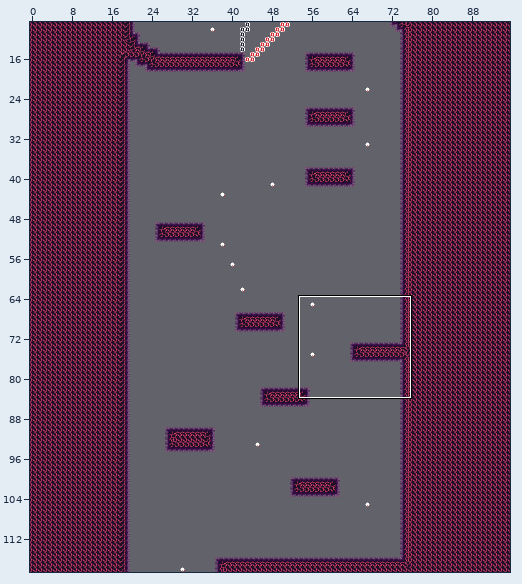
Tiled map (JSON) -- assets/world/room/dirt6.json. The picture above shows the old version from afar; the outline marks the close-up.
Close-up. Before:
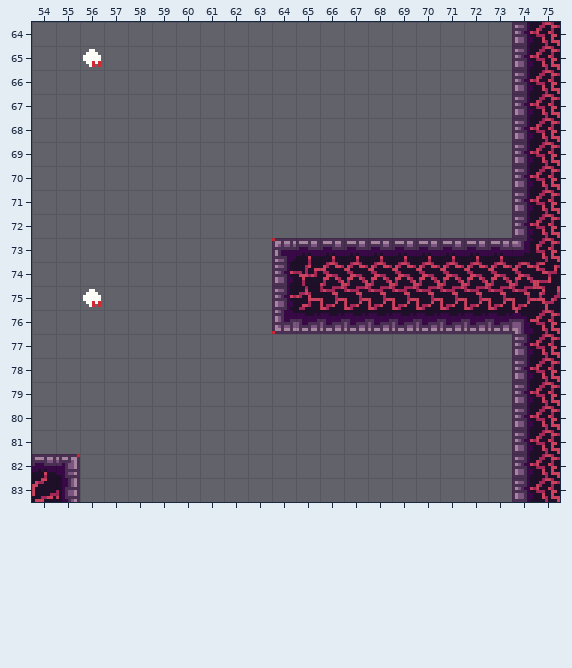
Cells are 8x8 px. Shown: x 54..75, y 64..83. The commit also changed other parts of the map, which this record leaves out.
New version:
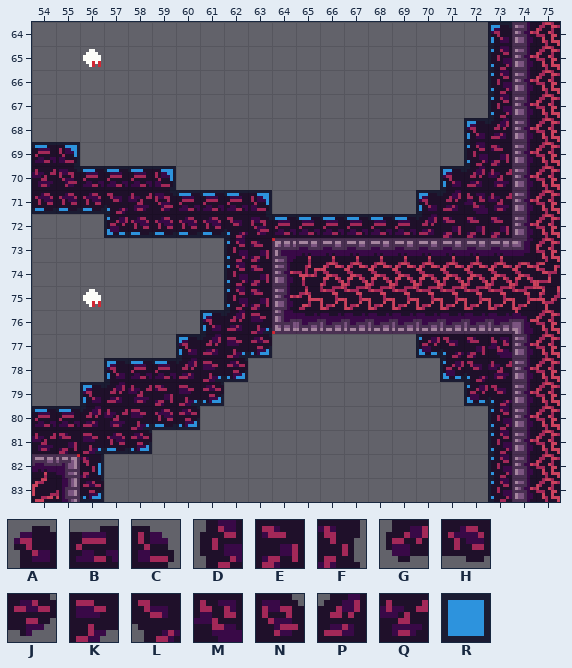
Key: from "fire_bg_decal": A 0, B 1, C 2, D 13, E 14, F 15, G 26, H 27, J 28, K 39, L 40, M 41, N 52, P 53, Q 54; from "tools": R 20.
_ is an empty cell.
Edits made:
Changed rows in their new state; . is an unchanged cell.
Layer "bg_draft":
first column x 54:
64 ...................R
65 ...................R
66 ...................R
67 ...................R
68 ..................RR
69 RR................R.
70 .RRRRR...........RR.
71 RRRR.RRRRR......RR..
72 ...RRRRRRRRRRRRRR...
73 ........R...........
74 ........R...........
75 ........R...........
76 .......RRR..........
77 ......RRRR......RR..
78 ...RRRRRR........RR.
79 ..RR..RR..........RR
80 RRR.RRR............R
81 ..RRR..............R
82 ..R................R
83 ..R................R
Layer "bg":
first column x 54:
64 ...................A
65 ...................D
66 ...................D
67 ...................D
68 ..................AP
69 BC................DE
70 QNBBBC...........APQ
71 HHHLQNBBBC......APMQ
72 ...GHHHHLNBBBBBBPEEE
73 ........DE..........
74 ........DE..........
75 ........DE..........
76 .......APK..........
77 ......APKJ......GLEM
78 ...ABBPKJ........GLQ
79 ..APQEKJ..........GL
80 BBPQKHJ............D
81 QEKHJ..............D
82 ..F................D
83 ..J................D
Boxes around the changes in both close-ups, in picture pixels (x1, y1, x2, y2):
added: (32, 22, 512, 502)
